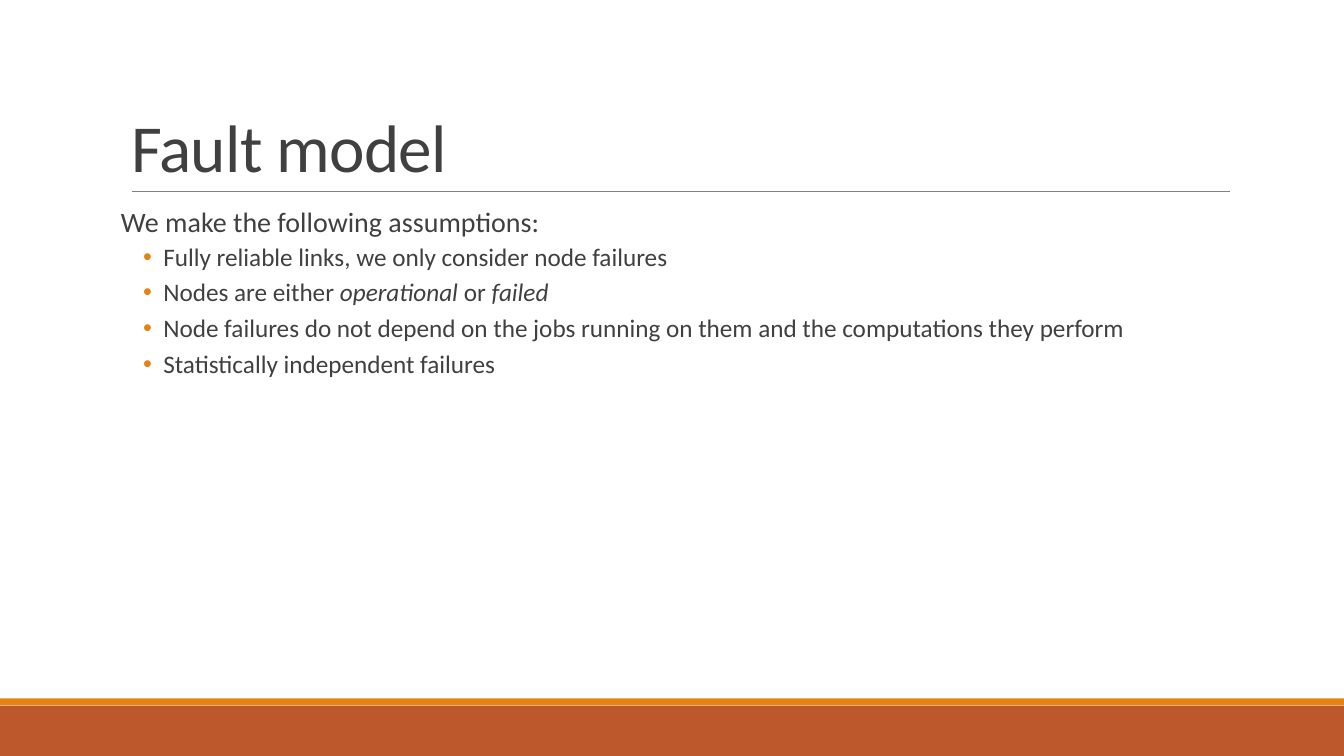
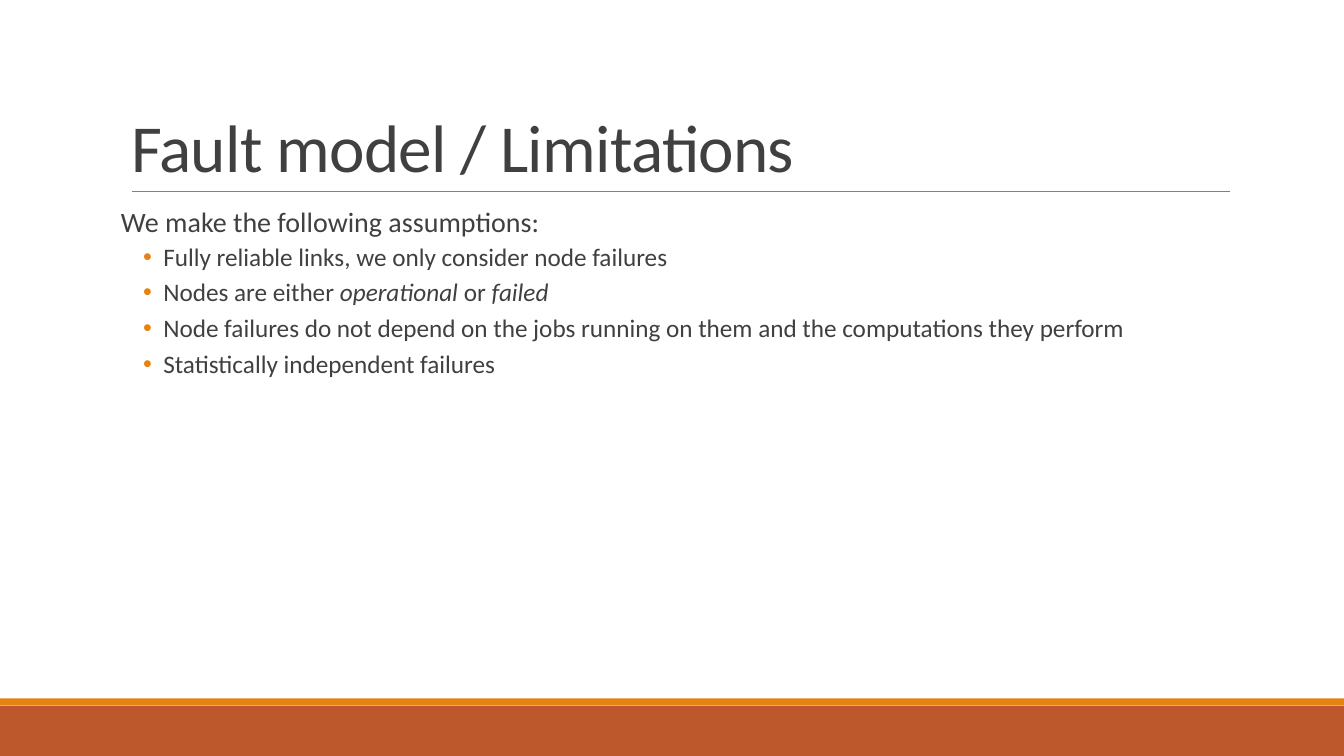
Before and after one commit to PStahl/master_thesis, a slide deck: slide 7 of presentation/presentation.pptx. Drawn at 1344x756 pixels with LibreOffice and Linux fonts; fonts in the diff are those of the drawing. Boxes give left, top, right and bottom in pixels: in the first picture for what was removed or moved away, otherwise in the second. Text is boxed around its words. In the diff, an @@ line names an element or a change of style, - is before the commit and + after.

Commit message:
Update presentation

```diff
--- a/presentation/presentation.pptx
+++ b/presentation/presentation.pptx
@@ title at [131,125,794,173]: text changed @@
-Fault model
+Fault model / Limitations
```
Also in this commit, not shown: 1 other slide changed.
